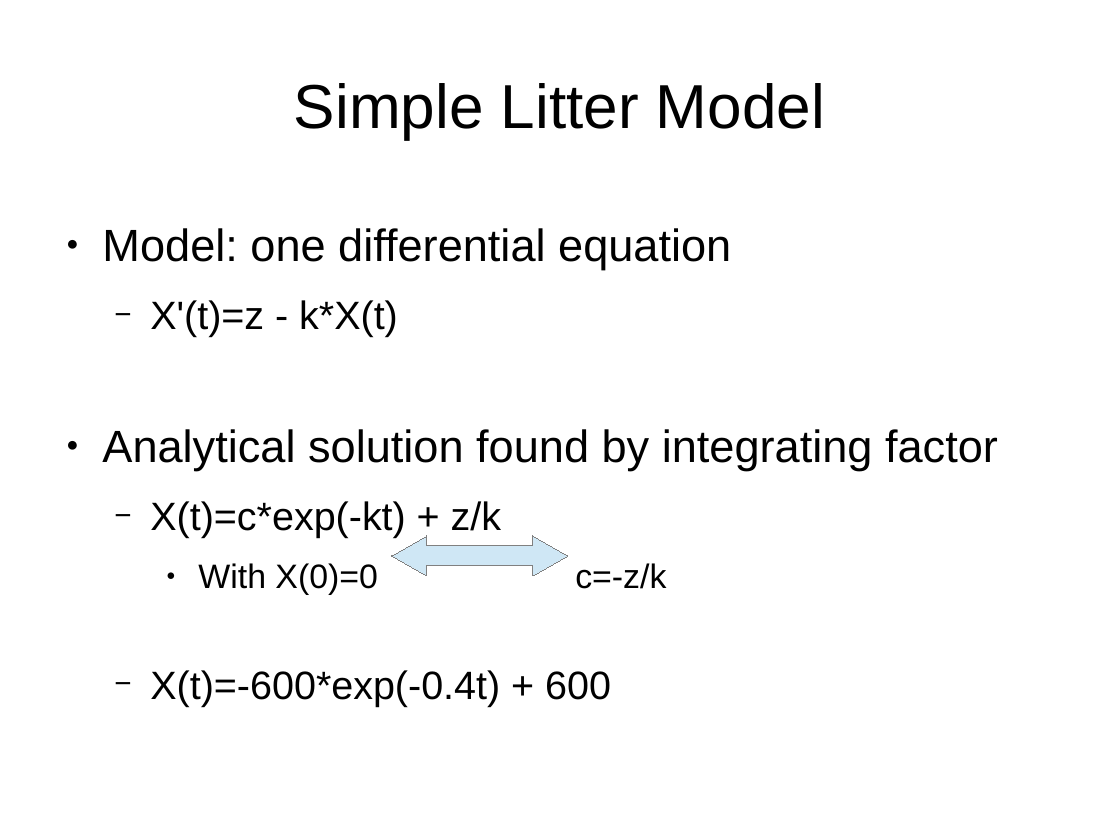
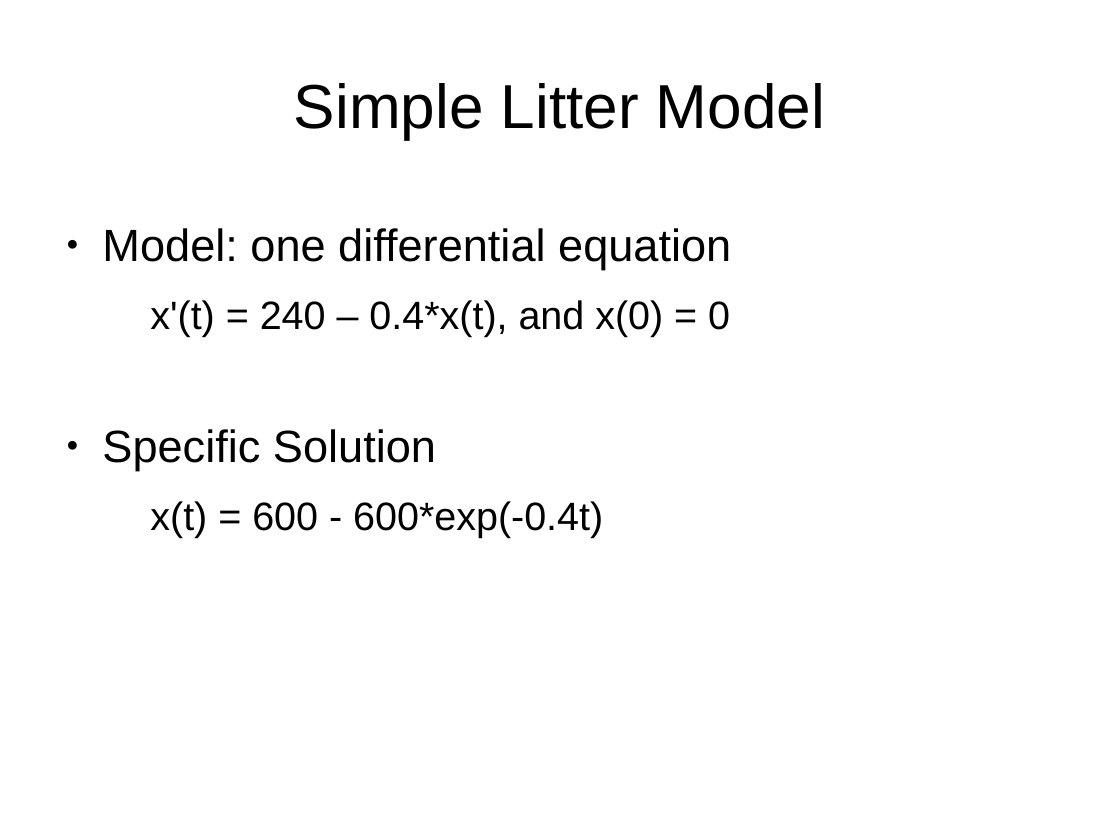
Before and after one commit to colefichter/math372_project_2, a slide deck: slide 8 of slides.odp (slide 9 before the commit). Drawn at 1120x840 pixels with LibreOffice and Linux fonts; fonts in the diff are those of the drawing. Boxes give left, top, right and bottom in pixels: in the first picture for what was removed or moved away, otherwise in the second. Text is boxed around its words. In the diff, an @@ line names an element or a change of style, - is before the commit and + after.

Commit message:
Finished my slides; Fixed serious error with graphical stability chart for simple model.

```diff
--- a/slides.odp
+++ b/slides.odp
@@ text at (x1=102, y1=300, x2=730, y2=538): text changed @@
-  − X'(t)=z - k*X(t)
-● Analytical solution found by integrating factor
-  − X(t)=c*exp(-kt) + z/k
-    ● With X(0)=0 c=-z/k
-  − X(t)=-600*exp(-0.4t) + 600
+  x'(t) = 240 – 0.4*x(t), and x(0) = 0
+● Specific Solution
+  x(t) = 600 - 600*exp(-0.4t)
@@ left right arrow removed at (x1=392, y1=537, x2=568, y2=576) @@
```
Also in this commit, not shown: 4 other slides changed, 2 slides added, 3 slides removed, 3 other files.
